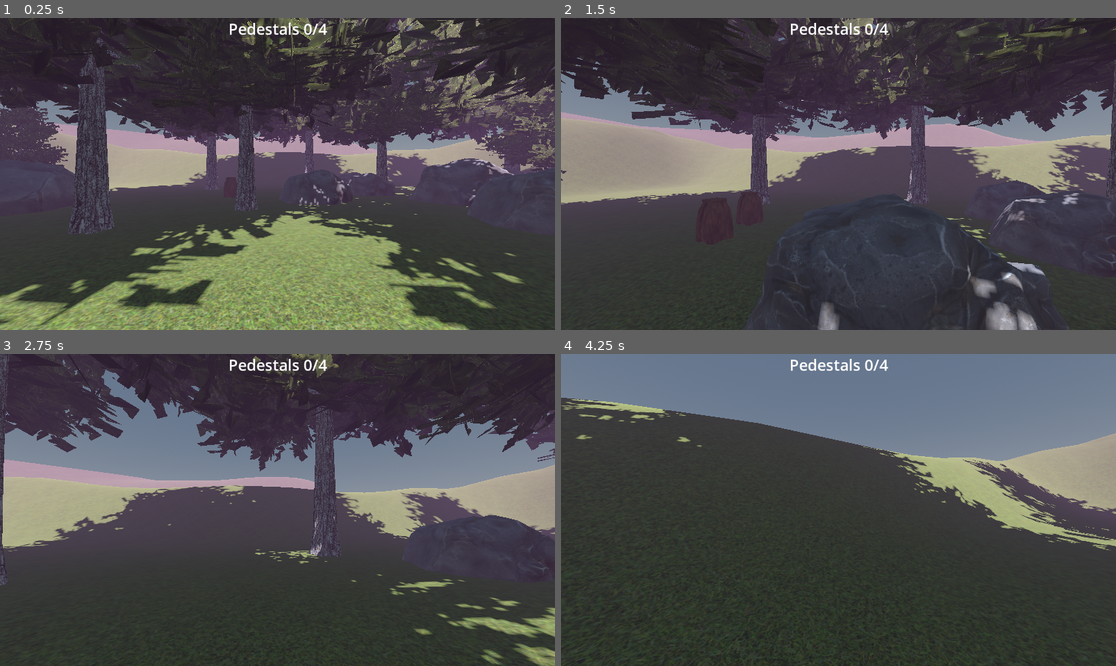
Above: before the commit, frames 1-4 (two rows, left to right).
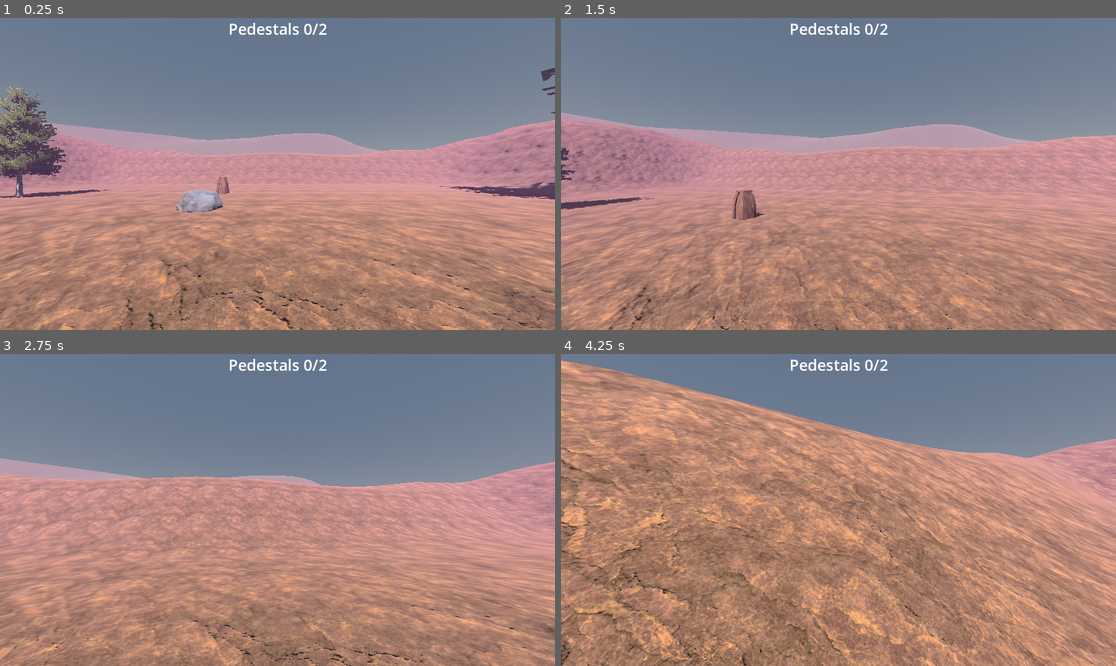
Above: after the commit, the same moments.

Repository: ryanttb/GodotChaos
Game: Godot game, scene res://walker_main.tscn
Two runs of this game, one before a commit and one after it. Both use one fixed random seed, a clock stepped at 60 frames per second and the inputs below.
Inputs (mouse positions are in pixels of both pictures, inside the frame that each line leads up to):
- Up to frame 1 (0.25 s): no input
- Up to frame 2 (1.5 s): tap Enter at 0.5 s; move the mouse to (866, 174) at 0.52 s; hold Shift (run) 0.53-1.28 s; hold W (forward) from 0.53 s (still down); tap Space (jump) at 0.77 s; move the mouse to (810, 174) at 1.27 s; tap E (interact) at 1.35 s
- Up to frame 3 (2.75 s): keep holding W (forward); tap Space (jump) at 1.52 s; tap Shift (run) at 1.55 s; move the mouse to (288, 503) at 2.02 s; hold Shift (run) from 2.03 s (still down)
- Up to frame 4 (4.25 s): keep holding W (forward); move the mouse to (832, 516) at 2.77 s; release Shift (run) at 2.78 s; click (832, 516) at 2.85 s; tap Space (jump) at 3.02, 3.77 s; tap Shift (run) at 3.05 s; move the mouse to (877, 513) at 3.52 s; hold Shift (run) from 3.53 s (still down)

The runs differ from the first frame. In frame 1, 94% of the frame differs, in the area x 0-100%, y 0-100%; in frame 2, 90%; in frame 3, 86%; in frame 4, 79%.

Commit message:
ai bugs

Diff:
--- /dev/null
+++ b/walker/assets/Models/RockyTerrainMaterial.tres
@@ -0,0 +1,9 @@
+[gd_resource type="StandardMaterial3D" load_steps=3 format=3 uid="uid://ebxocxh3nprw"]
+
+[ext_resource type="Texture2D" uid="uid://cnxlw3nd4v2tr" path="res://assets/Models/Terrain/Rock029_1K-JPG_Color.jpg" id="1_pkbyi"]
+[ext_resource type="Texture2D" uid="uid://b6bbuvm3c83sb" path="res://assets/Models/Terrain/Rock029_1K-JPG_NormalGL.jpg" id="2_rql2y"]
+
+[resource]
+albedo_texture = ExtResource("1_pkbyi")
+normal_enabled = true
+normal_texture = ExtResource("2_rql2y")
--- /dev/null
+++ b/walker/bug.tscn
@@ -0,0 +1,42 @@
+[gd_scene load_steps=8 format=3 uid="uid://chafvxykrqvc8"]
+
+[ext_resource type="Script" path="res://bugs_ai_controller.gd" id="1_4kag3"]
+[ext_resource type="PackedScene" uid="uid://c2tcjs26j25ww" path="res://assets/Models/Alien/alien-bug.glb" id="1_qugpo"]
+[ext_resource type="Script" path="res://state_machine.gd" id="3_1bw5c"]
+[ext_resource type="Script" path="res://wander_state.gd" id="4_k3ct6"]
+[ext_resource type="Script" path="res://chase_state.gd" id="5_1i8bh"]
+[ext_resource type="Script" path="res://flee_state.gd" id="6_3keyt"]
+
+[sub_resource type="CylinderShape3D" id="CylinderShape3D_08avw"]
+height = 0.6
+radius = 0.4
+
+[node name="Bug" type="CharacterBody3D"]
+script = ExtResource("1_4kag3")
+
+[node name="BugModel" parent="." instance=ExtResource("1_qugpo")]
+
+[node name="CollisionShape3D" type="CollisionShape3D" parent="."]
+transform = Transform3D(1, 0, 0, 0, 1, 0, 0, 0, 1, 0, 0.3, 0)
+shape = SubResource("CylinderShape3D_08avw")
+
+[node name="NavigationAgent3D" type="NavigationAgent3D" parent="."]
+debug_enabled = true
+
+[node name="StateMachine" type="Node" parent="." node_paths=PackedStringArray("default_state")]
+script = ExtResource("3_1bw5c")
+default_state = NodePath("Wander")
+
+[node name="Wander" type="Node" parent="StateMachine"]
+script = ExtResource("4_k3ct6")
+controller_path = NodePath("../..")
+
+[node name="Chase" type="Node" parent="StateMachine"]
+script = ExtResource("5_1i8bh")
+controller_path = NodePath("../..")
+
+[node name="Flee" type="Node" parent="StateMachine"]
+script = ExtResource("6_3keyt")
+controller_path = NodePath("../..")
+
+[connection signal="target_reached" from="NavigationAgent3D" to="StateMachine" method="_on_target_reached"]
--- /dev/null
+++ b/walker/bugs_ai_controller.gd
@@ -0,0 +1,78 @@
+class_name BugsAiController
+extends CharacterBody3D
+
+@export var walk_speed := 1.0
+@export var run_speed := 2.5
+
+var is_running := false
+var is_stopped := false # pauses AI even if there's still a nav path
+
+var looking_at_player := false
+
+var move_direction: Vector3 # looking at next waypoint if not chasing, looking at player otherwise
+var target_y_rot: float # slowly rotate toward next waypoint or player
+var player_distance: float # distance to player node
+
+@onready var agent = $NavigationAgent3D
+@onready var gravity: float = ProjectSettings.get_setting("physics/3d/default_gravity")
+@onready var player: CharacterBody3D = get_tree().get_first_node_in_group("Player")
+
+func _ready():
+	print("BugsAiController ready agent: ", agent)
+
+func _process(_delta: float) -> void:
+	if player:
+		player_distance = position.distance_to(player.position)
+
+func _physics_process(delta: float) -> void:
+	if not is_on_floor():
+		velocity.y -= gravity * delta
+
+	move_direction = Vector3.ZERO
+
+	if not (agent.is_navigation_finished() or is_stopped):
+		# next position in the calculated path to target, avoiding obstacles
+		# provided by agent
+		var target_pos = agent.get_next_path_position()
+
+		# direction toward next position, set y = 0 to not start floating
+		move_direction = position.direction_to(target_pos)
+		move_direction.y = 0
+		move_direction = move_direction.normalized()
+
+	var current_speed = run_speed if is_running else walk_speed
+
+	velocity.x = move_direction.x * current_speed
+	velocity.z = move_direction.z * current_speed
+
+	move_and_slide()
+
+	# atan2 converts a point to an angle
+	if looking_at_player:
+		var player_dir = player.position - position
+		target_y_rot = atan2(player_dir.x, player_dir.z)
+	elif velocity.length() > 0:
+		# rotate toward current movement direction
+		target_y_rot = atan2(velocity.x, velocity.z)
+
+	rotation.y = lerp_angle(rotation.y, target_y_rot, 0.1)
+
+# agent path is generated when we assign the target_position
+func move_to_position(to_position: Vector3, adjust_position: bool = true):
+	print("BugsAiController move_to_position to_position: ", to_position)
+	if agent == null:
+		return
+
+	is_stopped = false
+
+	# adjust_position snaps to_position to nav mesh
+	# can be expensive, so optional to turn off (player is often already on map)
+	# so, leave true if wandering around terrain, false if we know we're chasing player
+	if adjust_position:
+		var map: RID = get_world_3d().navigation_map
+		var adjusted_pos = NavigationServer3D.map_get_closest_point(map, to_position)
+		agent.target_position = adjusted_pos
+	else:
+		agent.target_position = to_position
+
+	print("  target_position: ", agent.target_position)
--- /dev/null
+++ b/walker/chase_state.gd
@@ -0,0 +1,31 @@
+class_name ChaseState
+extends State
+
+@export var stop_range := 1.0 # meters from player where bug stops
+@export var lose_interest_range := 10.0 # stop chasing if player gets this far away
+
+var path_update_rate := 0.1 # seconds between AI path updates (in case player moves)
+var last_path_update_time: float # time of last update
+
+func _enter():
+	super._enter()
+	controller.is_running = true
+	controller.looking_at_player = true
+
+func _exit():
+	super._exit()
+	controller.is_running = false
+	controller.looking_at_player = false
+
+func _update(_delta: float):
+	var current_time = Time.get_unix_time_from_system()
+
+	if current_time - last_path_update_time > path_update_rate:
+		last_path_update_time = current_time
+		controller.move_to_position(controller.player.position)
+
+	if controller.player_distance < stop_range:
+		state_machine.change_state("Flee")
+
+	if controller.player_distance > lose_interest_range:
+		state_machine.change_state("Wander")
--- /dev/null
+++ b/walker/flee_state.gd
@@ -0,0 +1,26 @@
+class_name FleeState
+extends State
+
+@export var flee_distance := 6.0 # how far to run away
+
+func _enter() -> void:
+	super._enter()
+	controller.is_running = true
+	update_flee_position()
+
+func _exit() -> void:
+	super._exit()
+	controller.is_running = false
+
+func _navigation_complete() -> void:
+	state_machine.change_state("Wander")
+
+func update_flee_position() -> void:
+	# Get direction from player to enemy (opposite of toward player)
+	var flee_direction = controller.player.position.direction_to(controller.position).normalized()
+
+	# Calculate position to run to
+	var flee_position = controller.player.position + (flee_direction * flee_distance)
+
+	# Move there!
+	controller.move_to_position(flee_position)
--- a/walker/interaction_controller.gd
+++ b/walker/interaction_controller.gd
@@ -2,7 +2,7 @@
 
 @onready var interaction_prompt: Label = $InteractionPrompt
 
-func _process(delta: float) -> void:
+func _process(_delta: float) -> void:
 	interaction_prompt.text = ""
 
 	var object = get_collider()
--- a/walker/player.gd
+++ b/walker/player.gd
@@ -87,4 +87,3 @@
 func _unhandled_input(event: InputEvent) -> void:
 	if is_playing and event is InputEventMouseMotion:
 		camera_look_input = event.relative
-		print("look: ", camera_look_input)
--- a/walker/project.godot
+++ b/walker/project.godot
@@ -18,6 +18,10 @@
 [filesystem]
 
 import/blender/enabled=false
+
+[global_group]
+
+Player="The Player node for access from other scenes"
 
 [input]
 
--- /dev/null
+++ b/walker/state.gd
@@ -0,0 +1,40 @@
+# Base class for each state, e.g., wander/chase/flee
+class_name State
+extends Node
+
+var active: bool
+var state_machine: StateMachine
+
+# NodePath can be assigned in Inspector and will set the controller var to the actual object
+var controller: BugsAiController
+@export_node_path("BugsAiController") var controller_path: NodePath
+
+# Node structure is that parent Node is the StateMachine
+# and the children Nodes are each State
+func _initialize() -> void:
+	print("State _initialize")
+	state_machine = get_parent()
+	controller = get_node(controller_path)
+
+# Called when machine switches to this state.
+# Can only have one state active at a time.
+func _enter() -> void:
+	active = true
+
+func _exit() -> void:
+	active = false
+
+# State-specific update logic, separate from the general game loop's process functions
+func _update(_delta: float) -> void:
+	pass
+
+func _physics_update(_delta: float) -> void:
+	pass
+
+func _navigation_complete() -> void:
+	pass
+
+# Returns a normalized offset
+func random_offset() -> Vector3:
+	var offset := Vector3(randf_range(-1, 1), 0, randf_range(-1, 1))
+	return offset.normalized()
--- /dev/null
+++ b/walker/state_machine.gd
@@ -0,0 +1,44 @@
+class_name StateMachine
+extends Node
+
+@export var default_state: State
+
+var states: Dictionary = {}
+var current_state: State
+
+func _ready():
+	print("StateMachine _ready")
+	await get_tree().create_timer(0.5).timeout
+
+	for child in get_children():
+		if child is State:
+			states[child.name] = child
+			child._initialize()
+
+	if default_state:
+		change_state(default_state.name)
+
+func _process(delta: float) -> void:
+	if current_state:
+		current_state._update(delta)
+
+func _physics_process(delta: float) -> void:
+	if current_state:
+		current_state._physics_update(delta)
+
+func _on_target_reached() -> void:
+	if current_state:
+		current_state._navigation_complete()
+
+func change_state(state_name: String) -> void:
+	print("StateMachine change_state state_name: ", state_name)
+	var new_state = states.get(state_name) as State
+
+	if new_state == null or new_state == current_state:
+		return
+
+	if current_state:
+		current_state._exit()
+
+	current_state = new_state
+	current_state._enter()
--- a/walker/walker_main.gd
+++ b/walker/walker_main.gd
@@ -19,6 +19,8 @@
 	generate_trees()
 	generate_pedestals()
 
+	$NavMesh.bake_navigation_mesh()
+
 	$HUD/PedestalCount.text = "Pedestals 0/%d" % [num_pedestals]
 
 func _on_pedestal_enabled() -> void:
@@ -28,7 +30,7 @@
 func generate_rocks() -> void:
 	for i in range(num_rocks):
 		var obj: StaticBody3D = RockScene.instantiate()
-		$Rocks.add_child(obj)
+		$NavMesh/Rocks.add_child(obj)
 		obj.position.x = randf_range(-24, 24)
 		obj.position.z = randf_range(-24, 24)
 		obj.scale *= Vector3.ONE * randf_range(0.5, 3)
@@ -37,7 +39,7 @@
 func generate_trees() -> void:
 	for i in range(num_trees):
 		var obj: StaticBody3D = TreeScene.instantiate()
-		$Trees.add_child(obj)
+		$NavMesh/Trees.add_child(obj)
 		obj.position.x = randf_range(-24, 24)
 		obj.position.z = randf_range(-24, 24)
 		obj.scale *= Vector3.ONE * randf_range(0.5, 3)
@@ -46,7 +48,7 @@
 func generate_pedestals() -> void:
 	for i in range(num_pedestals):
 		var obj: StaticBody3D = PedestalScene.instantiate()
-		$Pedestals.add_child(obj)
+		$NavMesh/Pedestals.add_child(obj)
 		obj.position.x = randf_range(-24, 24)
 		obj.position.z = randf_range(-24, 24)
 		obj.rotate_y(randf_range(0.2, 1.5))
--- a/walker/walker_main.tscn
+++ b/walker/walker_main.tscn
@@ -1,14 +1,16 @@
-[gd_scene load_steps=15 format=3 uid="uid://bmn3c8dmbvg8q"]
+[gd_scene load_steps=18 format=3 uid="uid://bmn3c8dmbvg8q"]
 
 [ext_resource type="Script" path="res://walker_main.gd" id="1_1mns7"]
 [ext_resource type="Material" uid="uid://drm3clvqpis42" path="res://assets/Models/TerrainMaterial.tres" id="1_oq0lc"]
 [ext_resource type="ArrayMesh" uid="uid://cndcxj6gf0smr" path="res://assets/Models/Terrain.obj" id="2_gqtmj"]
-[ext_resource type="PackedScene" uid="uid://cfr7h8g71lsm2" path="res://assets/Models/Tree.tscn" id="3_pklkr"]
+[ext_resource type="PackedScene" uid="uid://cfr7h8g71lsm2" path="res://assets/Models/Tree_0/Tree.tscn" id="3_pklkr"]
 [ext_resource type="PackedScene" uid="uid://dwxdl6tkvd55k" path="res://assets/Models/Rock_0/Rock.tscn" id="4_uw6mu"]
+[ext_resource type="Material" uid="uid://ebxocxh3nprw" path="res://assets/Models/RockyTerrainMaterial.tres" id="5_5hgj0"]
 [ext_resource type="Script" path="res://player.gd" id="5_dei4v"]
 [ext_resource type="PackedScene" uid="uid://dut3gyo4e7qbo" path="res://assets/Models/Pedestal/Pedestal.tscn" id="6_tjqha"]
 [ext_resource type="Script" path="res://interaction_controller.gd" id="7_g1bi2"]
 [ext_resource type="Theme" uid="uid://dtw2fuyfhbn8v" path="res://assets/theme/hud_theme.tres" id="7_k6vo3"]
+[ext_resource type="PackedScene" uid="uid://chafvxykrqvc8" path="res://bug.tscn" id="11_i4123"]
 
 [sub_resource type="ProceduralSkyMaterial" id="ProceduralSkyMaterial_gr0qa"]
 
@@ -21,6 +23,11 @@
 fog_enabled = true
 fog_light_color = Color(0.577817, 0.409981, 0.646956, 1)
 
+[sub_resource type="NavigationMesh" id="NavigationMesh_k8ugn"]
+agent_radius = 0.75
+agent_max_slope = 22.5
+filter_baking_aabb = AABB(-36, 0, -36, 72, 2, 72)
+
 [sub_resource type="ConcavePolygonShape3D" id="ConcavePolygonShape3D_k55h5"]
 data = PackedVector3Array(-40.492, 6.502, 49.8561, -40.8033, 5.8586, 51.8613, -41.8761, 5.6067, 51.8329, -40.492, 6.502 …(202335 unchanged characters)…
 
@@ -31,8 +38,11 @@
 [node name="WalkerMain" type="Node3D"]
 script = ExtResource("1_1mns7")
 RockScene = ExtResource("4_uw6mu")
+num_rocks = 2
 TreeScene = ExtResource("3_pklkr")
+num_trees = 2
 PedestalScene = ExtResource("6_tjqha")
+num_pedestals = 2
 
 [node name="WorldEnvironment" type="WorldEnvironment" parent="."]
 environment = SubResource("Environment_heg8d")
@@ -41,29 +51,43 @@
 transform = Transform3D(0.997194, 0.0580125, -0.0473088, -2.77324e-08, 0.631989, 0.774977, 0.074857, -0.772803, 0.630216, 0, 5.24184, 0)
 shadow_enabled = true
 
-[node name="Terrain" type="StaticBody3D" parent="."]
-
-[node name="TerrainMesh" type="MeshInstance3D" parent="Terrain"]
-material_override = ExtResource("1_oq0lc")
-mesh = ExtResource("2_gqtmj")
-skeleton = NodePath("../..")
-
-[node name="TerrainMesh2" type="MeshInstance3D" parent="Terrain"]
+[node name="TerrainBG" type="MeshInstance3D" parent="."]
 transform = Transform3D(-2.36403, 0, -1.84698, 0, 3, 0, 1.84698, 0, -2.36403, 0, -1.5, 0)
 material_override = ExtResource("1_oq0lc")
 mesh = ExtResource("2_gqtmj")
-skeleton = NodePath("../..")
 
-[node name="CollisionShape3D" type="CollisionShape3D" parent="Terrain"]
+[node name="NavMesh" type="NavigationRegion3D" parent="."]
+navigation_mesh = SubResource("NavigationMesh_k8ugn")
+
+[node name="Terrain" type="StaticBody3D" parent="NavMesh"]
+
+[node name="TerrainInner" type="MeshInstance3D" parent="NavMesh/Terrain"]
+material_override = ExtResource("5_5hgj0")
+mesh = ExtResource("2_gqtmj")
+skeleton = NodePath("../../..")
+
+[node name="CollisionShape3D" type="CollisionShape3D" parent="NavMesh/Terrain"]
 shape = SubResource("ConcavePolygonShape3D_k55h5")
 
-[node name="Rocks" type="Node3D" parent="."]
+[node name="Rocks" type="Node3D" parent="NavMesh"]
 
-[node name="Trees" type="Node3D" parent="."]
+[node name="Rock" parent="NavMesh/Rocks" instance=ExtResource("4_uw6mu")]
+transform = Transform3D(1, 0, 0, 0, 1, 0, 0, 0, 1, -5.12536, 0, 2.54014)
 
-[node name="Pedestals" type="Node3D" parent="."]
+[node name="Rock2" parent="NavMesh/Rocks" instance=ExtResource("4_uw6mu")]
+transform = Transform3D(1, 0, 0, 0, 1, 0, 0, 0, 1, 6.7496, 0, 0.702436)
 
-[node name="Player" type="CharacterBody3D" parent="."]
+[node name="Rock3" parent="NavMesh/Rocks" instance=ExtResource("4_uw6mu")]
+transform = Transform3D(1, 0, 0, 0, 1, 0, 0, 0, 1, -3.41879, 0, -8.85673)
+
+[node name="Rock4" parent="NavMesh/Rocks" instance=ExtResource("4_uw6mu")]
+transform = Transform3D(1, 0, 0, 0, 1, 0, 0, 0, 1, 2.7686, 0, 6.6928)
+
+[node name="Trees" type="Node3D" parent="NavMesh"]
+
+[node name="Pedestals" type="Node3D" parent="NavMesh"]
+
+[node name="Player" type="CharacterBody3D" parent="." groups=["Player"]]
 script = ExtResource("5_dei4v")
 
 [node name="CollisionShape3D" type="CollisionShape3D" parent="Player"]
@@ -95,6 +119,11 @@
 horizontal_alignment = 1
 vertical_alignment = 1
 
+[node name="Bugs" type="Node3D" parent="."]
+
+[node name="Bug" parent="Bugs" instance=ExtResource("11_i4123")]
+transform = Transform3D(1, 0, 0, 0, 1, 0, 0, 0, 1, 3.49355, -2.38419e-07, 2.97849)
+
 [node name="HUD" type="Control" parent="."]
 process_mode = 4
 layout_mode = 3
--- /dev/null
+++ b/walker/wander_state.gd
@@ -0,0 +1,37 @@
+class_name WanderState
+extends State
+
+@export var max_wander_range := 6.0 # don't wander too far from home_position
+
+# time at previous final position before picking a new one
+@export var min_wait_time := 0.2
+@export var max_wait_time := 2.0
+
+@export var chase_range := 4.0 # if the player is within this range, the enemy will chase the player
+
+var home_position: Vector3
+
+func _enter() -> void:
+	print("WanderState enter")
+	super._enter()
+
+	controller.is_stopped = false
+	home_position = controller.position
+	new_wander_position()
+
+func _navigation_complete():
+	var wait_time = randf_range(min_wait_time, max_wait_time)
+	await get_tree().create_timer(wait_time).timeout
+
+	# state could change while we're waiting for timeout
+	if active:
+		new_wander_position()
+
+func new_wander_position():
+	print("WanderState new_wander_position")
+	var pos = home_position + random_offset() * randf_range(0, max_wander_range)
+	controller.move_to_position(pos)
+
+func _update(_delta: float) -> void:
+	if controller.player_distance < chase_range:
+		state_machine.change_state("Chase")
Binary file added: walker/assets/Models/Alien/alien-bug.glb
Not shown, added: walker/assets/Models/Alien/alien-bug.glb.import
Binary file added: walker/assets/Models/Alien/alien-bug_bug-d.png
Not shown, added: walker/assets/Models/Alien/alien-bug_bug-d.png.import
Binary file added: walker/assets/Models/Alien/alien-bug_bug-n.png
Not shown, added: walker/assets/Models/Alien/alien-bug_bug-n.png.import
Binary file added: walker/assets/Models/Alien/alien-bug_bug-rought.png
Not shown, added: walker/assets/Models/Alien/alien-bug_bug-rought.png.import
Binary file added: walker/assets/Models/Terrain/Rock029_1K-JPG_Color.jpg
Not shown, added: walker/assets/Models/Terrain/Rock029_1K-JPG_Color.jpg.import
Binary file added: walker/assets/Models/Terrain/Rock029_1K-JPG_NormalGL.jpg
Not shown, added: walker/assets/Models/Terrain/Rock029_1K-JPG_NormalGL.jpg.import
(and 2 more such lines)
